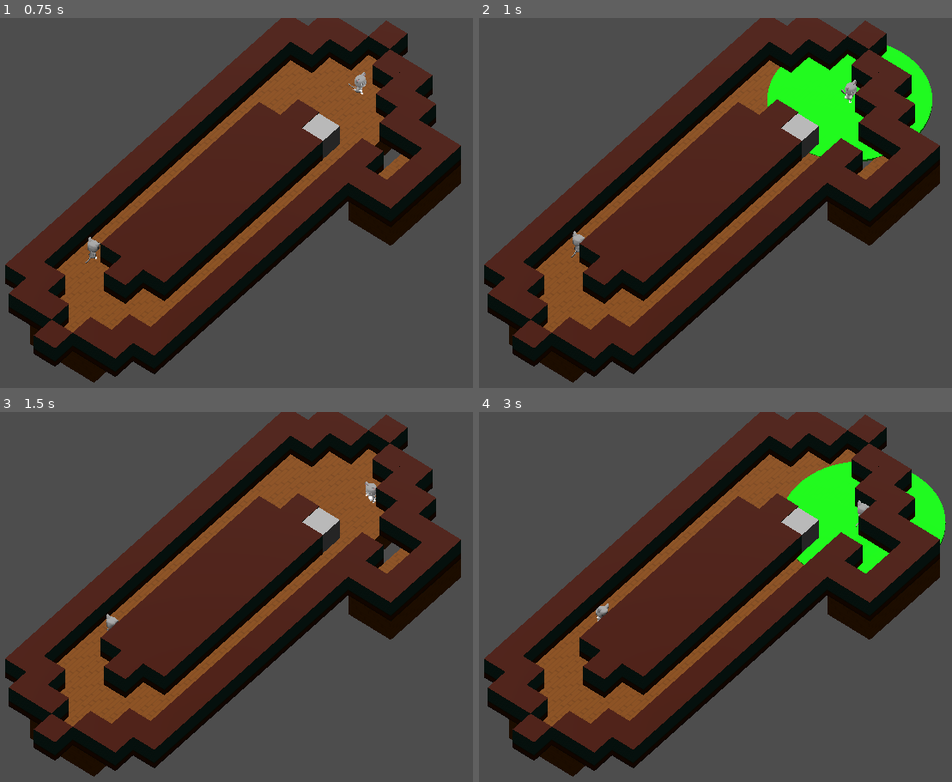
Above: before the commit, frames 1-4 (two rows, left to right).
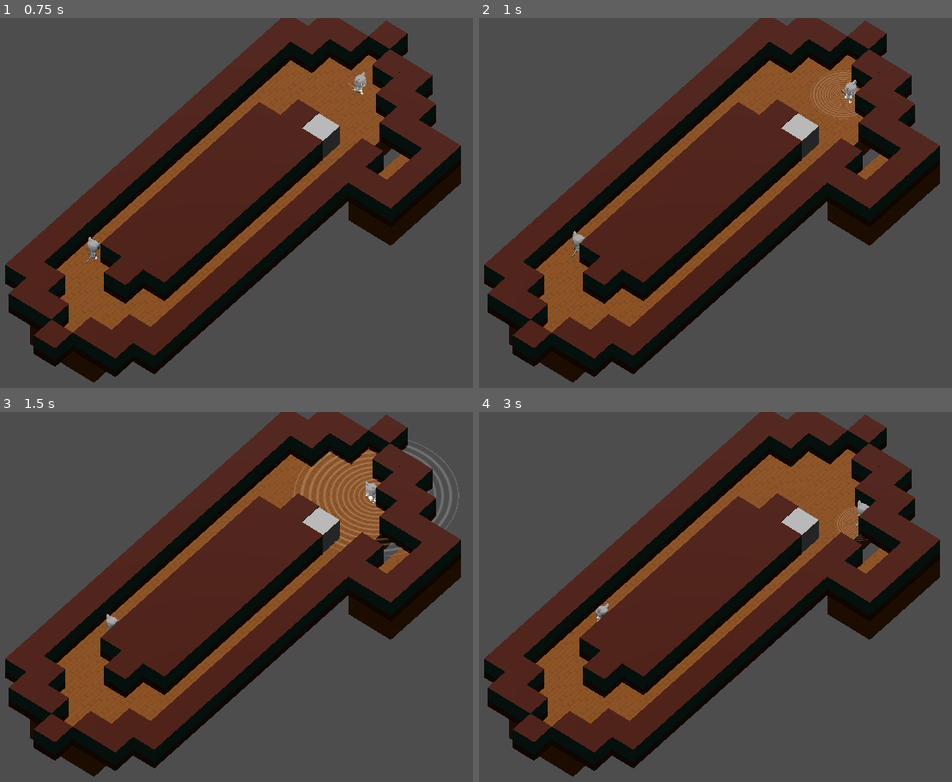
Above: after the commit, the same moments.

Repository: bruom/Gatinhos
Game: Godot game, scene res://Scenes/Levels/level01.tscn
Same seed, same stepped clock (60 frames per second), same inputs: the game is played once before the commit and once after it. This scene is started directly instead of the project's main scene. Sound files missing from this copy of the repository are replaced by a short silence.
Inputs:
- Up to frame 1 (0.75 s): hold D (Right) from 0.53 s (still down); hold Shift (Run) from 0.53 s (still down)
- Up to frame 2 (1 s): keep holding D (Right); keep holding Shift (Run); tap Ctrl (Sneak) at 0.8 s
- Up to frame 3 (1.5 s): release D (Right) at 1.28 s; release Shift (Run) at 1.28 s; hold S (Backward) from 1.28 s (still down); tap Ctrl (Sneak) at 1.35 s
- Up to frame 4 (3 s): tap Shift (Run) at 1.55, 2.85 s; release S (Backward) at 2.03 s; hold D (Right) 2.03-2.78 s; hold F (Interact) 2.03-2.78 s; tap Ctrl (Sneak) at 2.3 s; hold W (Forward) from 2.78 s (still down)

Frame 1 is identical in both runs. In frame 2, 4.0% of the frame differs, in the area x 60-96%, y 7-39%; in frame 3, 1.2%; in frame 4, 3.4%.

Commit message:
Creating new soundwave mesh animation

Diff:
--- /dev/null
+++ b/Resources/Shaders/wave.gdshader
@@ -0,0 +1,30 @@
+shader_type spatial;
+render_mode blend_mix, depth_draw_opaque;
+
+uniform float inner_radius: hint_range(0.0, 1.0);
+uniform float outer_radius: hint_range(0.0, 1.0);
+
+varying vec3 pos;
+
+const float MAX_DISTANCE = 1.0;
+
+float height(float d) {
+	return ((outer_radius - d) * (d - inner_radius)) * 3.0;
+}
+
+void vertex() {
+	vec3 center = vec3(0);
+	float d = distance(VERTEX.xz, center.xz);
+	VERTEX.y = sin((height(d) + 0.5) * 40.0) * 0.01;
+	pos = VERTEX;
+}
+
+void fragment() {
+	vec2 center = vec2(0);
+	float d = distance(pos.xz, center) * 2.0;
+	if (d <= MAX_DISTANCE) {
+		ALPHA = pos.y * 5.0;
+	} else {
+		ALPHA = 0.0;
+	}
+}
--- a/Scenes/Levels/levelBase.tscn
+++ b/Scenes/Levels/levelBase.tscn
@@ -1,9 +1,10 @@
-[gd_scene load_steps=10 format=3 uid="uid://bw8gy5ffprefa"]
+[gd_scene load_steps=11 format=3 uid="uid://bw8gy5ffprefa"]
 
 [ext_resource type="Script" path="res://Scripts/levelBase.gd" id="1_yk56j"]
 [ext_resource type="PackedScene" uid="uid://nkh8gcim1mk4" path="res://Scenes/player.tscn" id="2_ly2nx"]
 [ext_resource type="Script" path="res://Scripts/camera.gd" id="2_t0v4f"]
 [ext_resource type="PackedScene" uid="uid://dmr1u7rosrxfr" path="res://Scenes/door.tscn" id="3_of3yr"]
+[ext_resource type="PackedScene" uid="uid://1ypi7sso5er5" path="res://Scenes/soundwave.tscn" id="4_7tyo1"]
 [ext_resource type="AudioStream" uid="uid://btgcis6dd5wr3" path="res://Assets/Sound/background_music (placeholder).wav" id="4_wf7c0"]
 [ext_resource type="MeshLibrary" uid="uid://w1jxwqkwec3g" path="res://Resources/level_meshes.tres" id="5_hij2x"]
 
@@ -21,6 +22,7 @@
 script = ExtResource("1_yk56j")
 playerScene = ExtResource("2_ly2nx")
 doorScene = ExtResource("3_of3yr")
+soundwave_scene = ExtResource("4_7tyo1")
 background_music = ExtResource("4_wf7c0")
 
 [node name="LevelMap" type="GridMap" parent="." groups=["level_mesh_region"]]
--- a/Scenes/player.tscn
+++ b/Scenes/player.tscn
@@ -2,9 +2,9 @@
 
 [ext_resource type="Script" path="res://Scripts/player.gd" id="1_keg1m"]
 [ext_resource type="PackedScene" uid="uid://bavl8tqj08fh1" path="res://Scenes/cat.tscn" id="2_obngv"]
-[ext_resource type="Script" path="res://Scripts/noiseEmitter.gd" id="3_3q8fm"]
 [ext_resource type="AudioStream" uid="uid://cexaxjjjkjh0c" path="res://Assets/Sound/footstep (placeholder).wav" id="3_p84ql"]
 [ext_resource type="PackedScene" uid="uid://5thv6qle75qj" path="res://Scenes/item.tscn" id="4_1e70m"]
+[ext_resource type="PackedScene" uid="uid://c3dcms56mxnkf" path="res://Scenes/noiseEmitter.tscn" id="4_xa6r7"]
 
 [node name="Player" type="CharacterBody3D"]
 axis_lock_linear_y = true
@@ -17,6 +17,5 @@
 
 [node name="cat" parent="." instance=ExtResource("2_obngv")]
 
-[node name="NoiseEmitter" type="Node3D" parent="."]
-script = ExtResource("3_3q8fm")
+[node name="NoiseEmitter" parent="." instance=ExtResource("4_xa6r7")]
 noise_audio_stream = ExtResource("3_p84ql")
--- /dev/null
+++ b/Scenes/soundwave.tscn
@@ -0,0 +1,20 @@
+[gd_scene load_steps=5 format=3 uid="uid://1ypi7sso5er5"]
+
+[ext_resource type="Shader" path="res://Resources/Shaders/wave.gdshader" id="1_vytkq"]
+[ext_resource type="Script" path="res://Scripts/soundwave.gd" id="2_om5j2"]
+
+[sub_resource type="ShaderMaterial" id="ShaderMaterial_kfq60"]
+render_priority = 0
+shader = ExtResource("1_vytkq")
+shader_parameter/inner_radius = 0.92
+shader_parameter/outer_radius = 1.0
+
+[sub_resource type="PlaneMesh" id="PlaneMesh_dlvg4"]
+material = SubResource("ShaderMaterial_kfq60")
+size = Vector2(1, 1)
+subdivide_width = 128
+subdivide_depth = 128
+
+[node name="Wave" type="MeshInstance3D"]
+mesh = SubResource("PlaneMesh_dlvg4")
+script = ExtResource("2_om5j2")
--- a/Scripts/levelBase.gd
+++ b/Scripts/levelBase.gd
@@ -7,6 +7,7 @@
 
 @export var playerScene: PackedScene
 @export var doorScene: PackedScene
+@export var soundwave_scene: PackedScene
 @export var background_music: AudioStream
 
 var playerNode: Player
@@ -34,6 +35,7 @@
 
 	playerNode.position = $PlayerStart.position
 	playerNode.on_hit.connect(func(collider): on_player_hit.emit(collider))
+	playerNode.noise_emitter.noise_emitted.connect(func(origin: Vector3, strength: float): _create_sound_wave(origin, strength))
 
 func _create_enemy_nodes():
 	var enemyNodes = $Enemies.get_children()
@@ -97,3 +99,10 @@
 
 func _grid_to_scene_position(gridPosition, offset = Vector3(0.5, 0.5, 0.5)) -> Vector3:
 	return Vector3(gridPosition.x, gridPosition.y, gridPosition.z) + offset
+
+func _create_sound_wave(origin: Vector3, strength: float):
+	var soundwave_node: Soundwave = soundwave_scene.instantiate()
+	add_child(soundwave_node)
+	soundwave_node.global_position = Vector3(origin.x, origin.y + 0.1, origin.z)
+	soundwave_node.noise_strength = strength
+	soundwave_node.play()
--- a/Scripts/noiseEmitter.gd
+++ b/Scripts/noiseEmitter.gd
@@ -3,13 +3,11 @@
 signal noise_emitted(origin: Vector3, strength: float)
 
 @export var noise_audio_stream: AudioStream
-@onready var audio_player = $AudioStreamPlayer3D
 
 func emit_noise(strength: float = 1):
 	noise_emitted.emit(global_position, strength)
 	play_sound()
-
-	create_debug_range(strength)
+#	create_debug_range(strength)
 
 func create_debug_range(strength: float):
 	var mesh_instance_3d: MeshInstance3D = MeshInstance3D.new()
--- /dev/null
+++ b/Scripts/soundwave.gd
@@ -0,0 +1,23 @@
+class_name Soundwave extends MeshInstance3D
+
+@export var noise_strength = 1.0
+
+var current_scale = 0.0;
+var isPlaying = false
+var multiplier = 0.0;
+
+func _process(delta):
+	if current_scale > noise_strength * 2:
+		queue_free()
+
+	if isPlaying:
+		current_scale += delta * multiplier;
+		scale = Vector3(current_scale, 1.0, current_scale)
+
+func play():
+	if noise_strength <= 0:
+		queue_free()
+	else:
+		current_scale = 0.0
+		multiplier = noise_strength * 6
+		isPlaying = true
